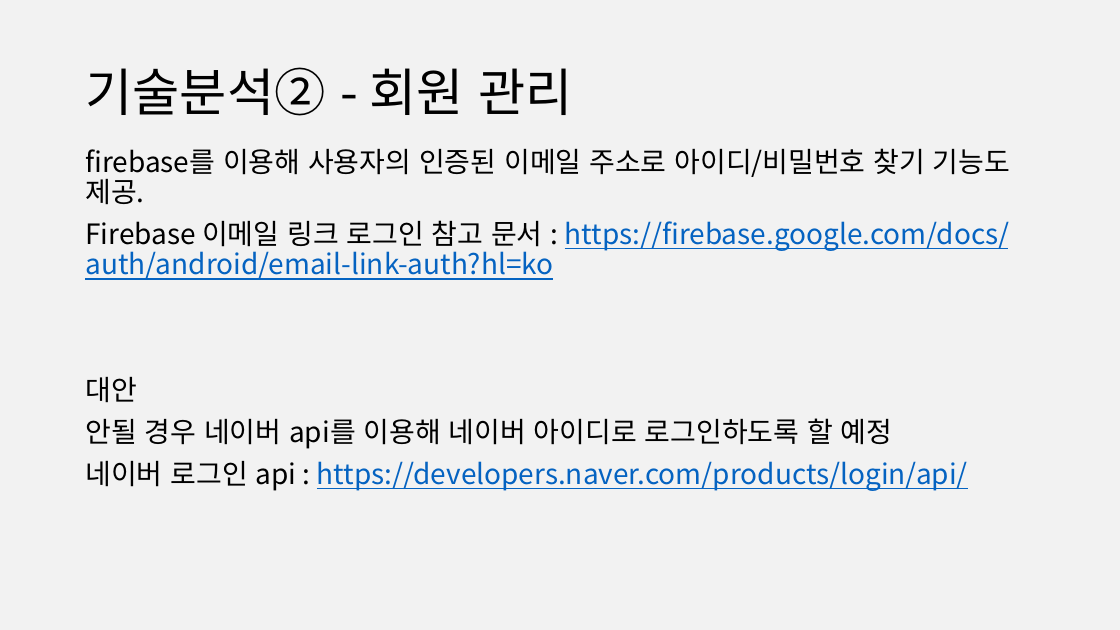
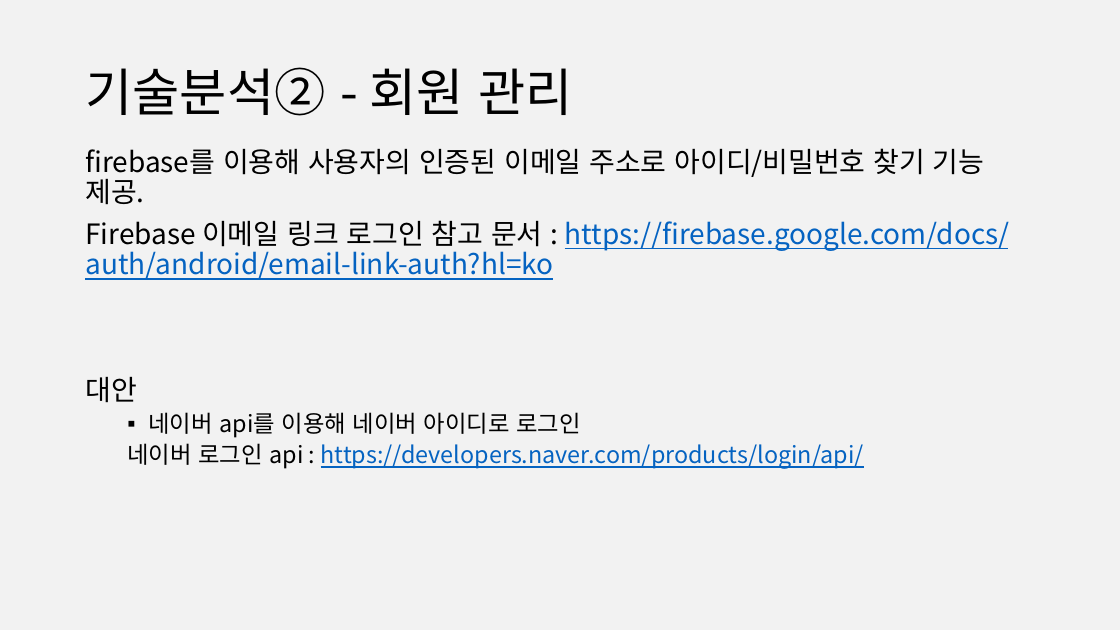
Before and after one commit to 888pocket/social-readbook-app, a slide deck: slide 16 of 보고서/사용자인터페이스(나) 제안발표ppt_3code.pptx. Drawn at 1120x630 pixels with LibreOffice and Linux fonts; fonts in the diff are those of the drawing. Boxes give left, top, right and bottom in pixels: in the first picture for what was removed or moved away, otherwise in the second. Text is boxed around its words. In the diff, an @@ line names an element or a change of style, - is before the commit and + after.

```diff
--- a/보고서/사용자인터페이스(나) 제안발표ppt_3code.pptx
+++ b/보고서/사용자인터페이스(나) 제안발표ppt_3code.pptx
@@ text at [85, 148, 985, 205]: text changed @@
-firebase를 이용해 사용자의 인증된 이메일 주소로 아이디/비밀번호 찾기 기능도 제공.
+firebase를 이용해 사용자의 인증된 이메일 주소로 아이디/비밀번호 찾기 기능 제공.
@@ text at [148, 412, 580, 438]: text changed; size 24 to 20 pt @@
-안될 경우 네이버 api를 이용해 네이버 아이디로 로그인하도록 할 예정
+  ▪ 네이버 api를 이용해 네이버 아이디로 로그인
@@ text at [127, 443, 864, 469]: size 24 to 20 pt in "네이버 로그인 api : https://developers.naver.com/products/login/ap ..."; list level 1 to 2 in "네이버 로그인 api : https://developers.naver.com/products/login/ap ..." @@
```
Also in this commit, not shown: 5 other slides changed.
